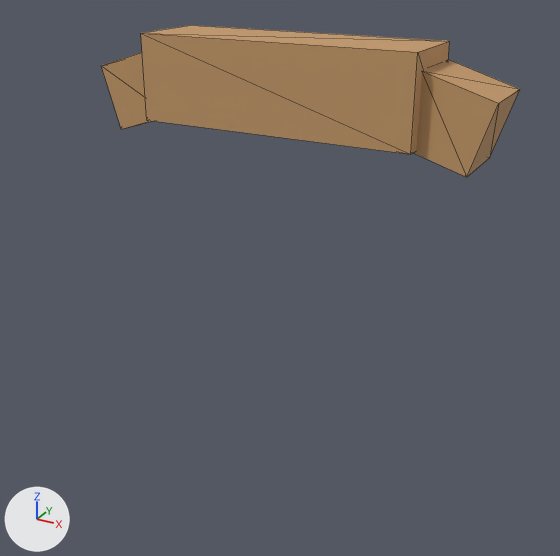
Two versions of the glTF model public/assets/models/characters/wardrobe/face-stache-brown.glb, one commit apart.
The view is the same before and after, from a camera (50 mm lens) standing at (0.126, -0.371, 0.143) and looking at (0.006, -0.153, 0.034). The axes (+X, +Y, +Z) are drawn at lower left. The lights are the same throughout. The older version comes first. Mesh edges are drawn as thin lines. Vertices at exactly the same position are counted once.

Names of what the first picture shows: 'stache', 'stache_tip_-1', 'stache_tip_1'.
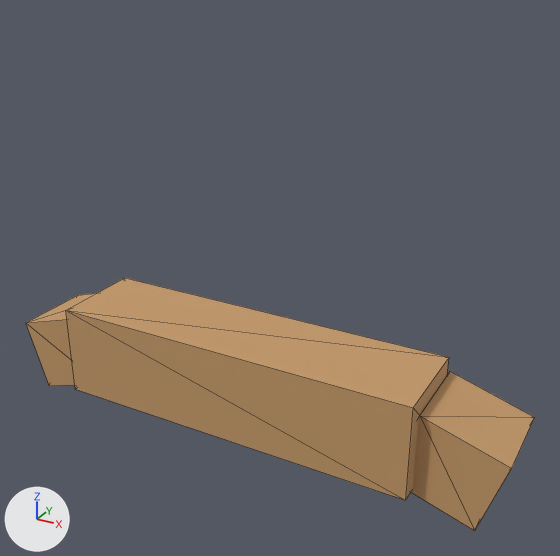
The change, as a list of edits to the scene's bpy script:
```text
Change me_stache:
    used by ob_stache; location = (0.0, 0.0, 0.0)
    remove me_stache.from_pydata(...)  # 8 vertices, 12 faces; spans x -0.05..0.05, y -0.15..-0.12, z 0.083..0.113
    add me_stache.from_pydata(...)  # 8 vertices, 12 faces; spans x -0.0675..0.0675, y -0.183..-0.149, z -0.017..0.017
    me_stache part 1: the whole mesh is scaled about its middle by (1.35, 1.13, 1.13), then moved by (0.0, -0.031, -0.098)
Change me_stache_tip__1:
    used by ob_stache_tip__1; location = (0.0, 0.0, 0.0)
    remove me_stache_tip__1.from_pydata(...)  # 8 vertices, 12 faces; spans x -0.0735..-0.0425, y -0.145..-0.119, z 0.0768..0.1072
    add me_stache_tip__1.from_pydata(...)  # 8 vertices, 12 faces; spans x -0.0965..-0.0595, y -0.177..-0.147, z -0.0248..0.0108
    me_stache_tip__1 part 2
    me_stache_tip__1.vertices[0].co: (-0.0664, -0.145, 0.0768) -> (-0.0882, -0.177, -0.0248)  # pixel (121, 129) -> pixel (49, 385)
    me_stache_tip__1.vertices[1].co: (-0.0735, -0.145, 0.0998) -> (-0.0965, -0.177, 0.0019)  # pixel (101, 65) -> pixel (25, 322)
    me_stache_tip__1.vertices[2].co: (-0.0664, -0.119, 0.0768) -> (-0.0882, -0.147, -0.0248)
    me_stache_tip__1.vertices[3].co: (-0.0735, -0.119, 0.0998) -> (-0.0965, -0.147, 0.0019)  # not seen -> pixel (77, 295)
    me_stache_tip__1.vertices[4].co: (-0.0425, -0.145, 0.0842) -> (-0.0595, -0.177, -0.0159)
    me_stache_tip__1.vertices[5].co: (-0.0496, -0.145, 0.1072) -> (-0.0678, -0.177, 0.0108)
    me_stache_tip__1.vertices[6].co: (-0.0425, -0.119, 0.0842) -> (-0.0595, -0.147, -0.0159)
    me_stache_tip__1.vertices[7].co: (-0.0496, -0.119, 0.1072) -> (-0.0678, -0.147, 0.0108)
Change me_stache_tip_1:
    used by ob_stache_tip_1; location = (0.0, 0.0, 0.0)
    remove me_stache_tip_1.from_pydata(...)  # 8 vertices, 12 faces; spans x 0.0425..0.0735, y -0.145..-0.119, z 0.0768..0.1072
    add me_stache_tip_1.from_pydata(...)  # 8 vertices, 12 faces; spans x 0.0595..0.0965, y -0.177..-0.147, z -0.0248..0.0108
    me_stache_tip_1 part 3
    me_stache_tip_1.vertices[0].co: (0.0425, -0.145, 0.0842) -> (0.0595, -0.177, -0.0159)
    me_stache_tip_1.vertices[1].co: (0.0496, -0.145, 0.1072) -> (0.0678, -0.177, 0.0108)  # pixel (421, 70) -> pixel (419, 415)
    me_stache_tip_1.vertices[2].co: (0.0425, -0.119, 0.0842) -> (0.0595, -0.147, -0.0159)
    me_stache_tip_1.vertices[3].co: (0.0496, -0.119, 0.1072) -> (0.0678, -0.147, 0.0108)  # pixel (448, 59) -> pixel (450, 371)
    me_stache_tip_1.vertices[4].co: (0.0664, -0.145, 0.0768) -> (0.0882, -0.177, -0.0248)  # pixel (466, 177) -> pixel (474, 530)
    me_stache_tip_1.vertices[5].co: (0.0735, -0.145, 0.0998) -> (0.0965, -0.177, 0.0019)  # pixel (498, 103) -> pixel (511, 468)
    me_stache_tip_1.vertices[6].co: (0.0664, -0.119, 0.0768) -> (0.0882, -0.147, -0.0248)  # pixel (489, 157) -> not seen
    me_stache_tip_1.vertices[7].co: (0.0735, -0.119, 0.0998) -> (0.0965, -0.147, 0.0019)  # pixel (520, 89) -> pixel (534, 417)
```

Boxes [x1, y1, x2, y2] around the edits, measured in the pictures (560 x 556 px):
'stache', moved, rescaled (24% wider, 72% taller): before [141, 25, 450, 154]; after [66, 278, 449, 500]
'stache_tip_1', reshaped (16% wider, 35% taller): before [414, 59, 520, 177]; after [411, 371, 534, 531]
'stache_tip_-1', reshaped: before [101, 52, 151, 129]; after [26, 293, 96, 386]
